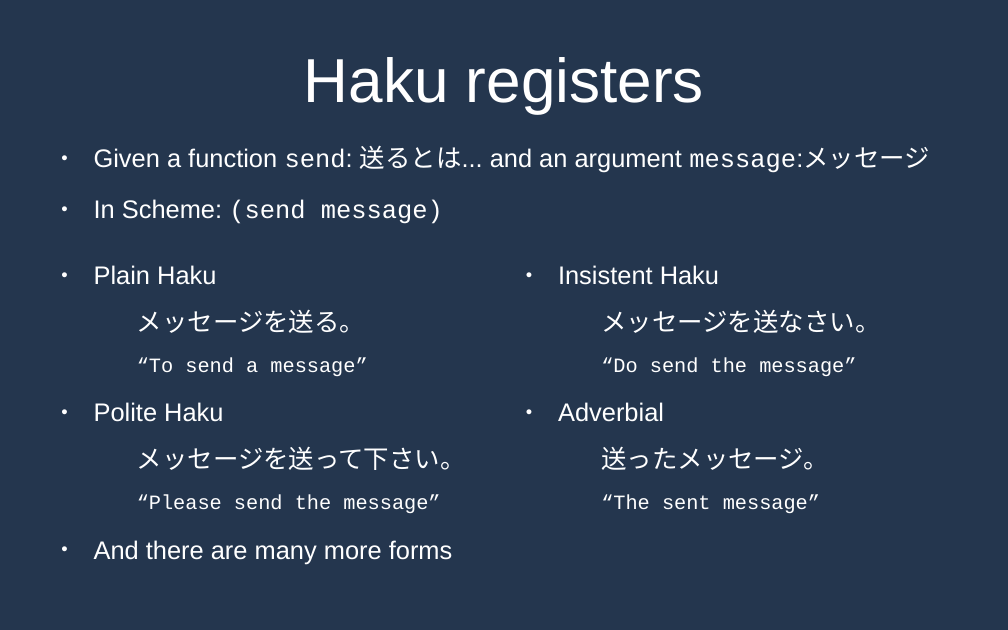
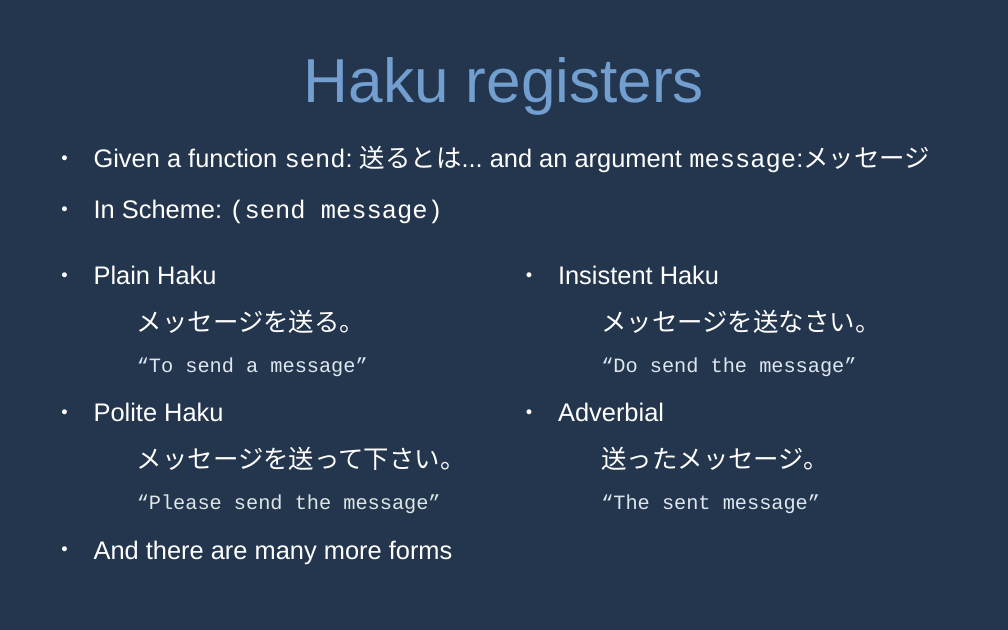
Before and after one commit to MrPicklePinosaur/haku, a slide deck: slide 38 of haku-talk/haku-talk.odp. Drawn at 1008x630 pixels with LibreOffice and Linux fonts; fonts in the diff are those of the drawing. Boxes give left, top, right and bottom in pixels: in the first picture for what was removed or moved away, otherwise in the second. Text is boxed around its words. In the diff, an @@ line names an element or a change of style, - is before the commit and + after.

```diff
--- a/haku-talk/haku-talk.odp
+++ b/haku-talk/haku-talk.odp
@@ title "Haku registers" at box(304, 57, 704, 113): text colour #FFFFFF to #729FCF @@
@@ text at box(137, 358, 440, 513): text colour #FFFFFF to #DEE6EF in "“To send a message”"; text colour #FFFFFF to #DEE7E5 in "“Please send the message”" @@
@@ text at box(601, 358, 856, 513): text colour #FFFFFF to #DEE6EF in "“Do send the message”", "“The sent message”" @@
```
Also in this commit, not shown: 36 other slides changed, 6 slides added, 1 other file.
